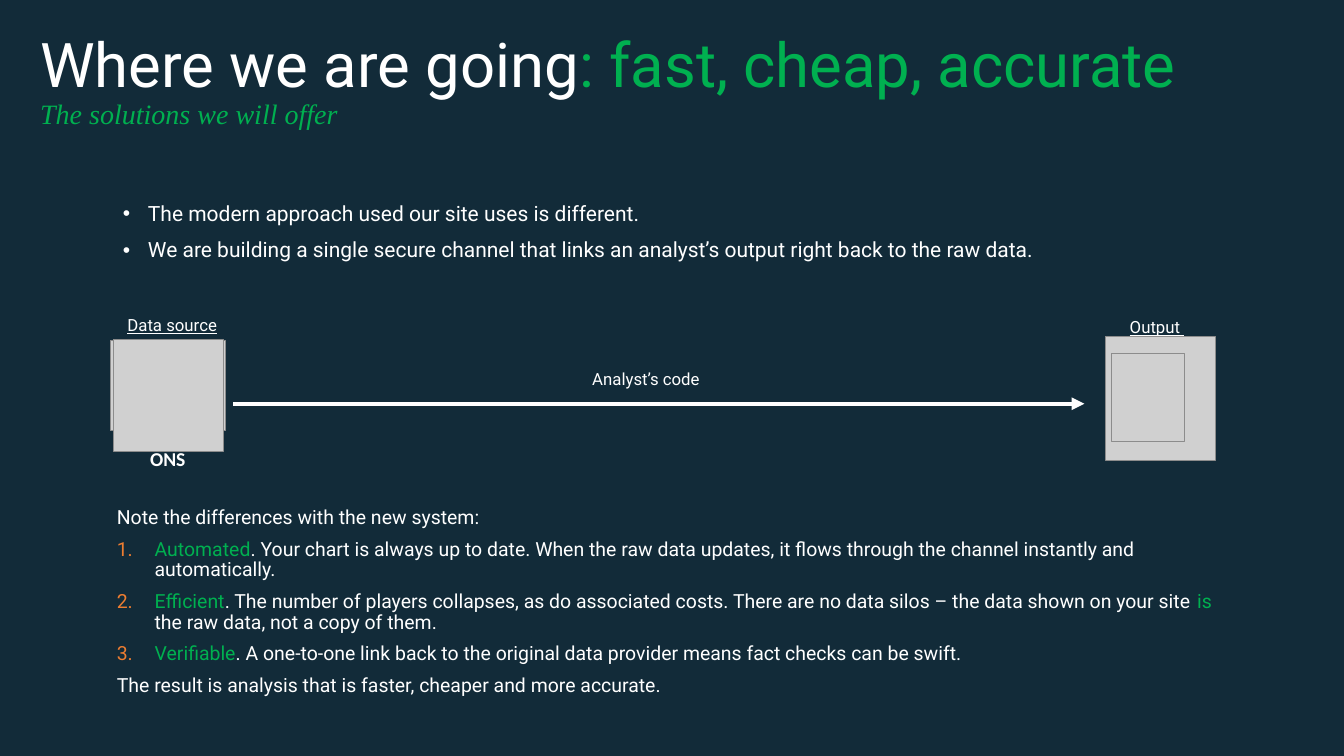
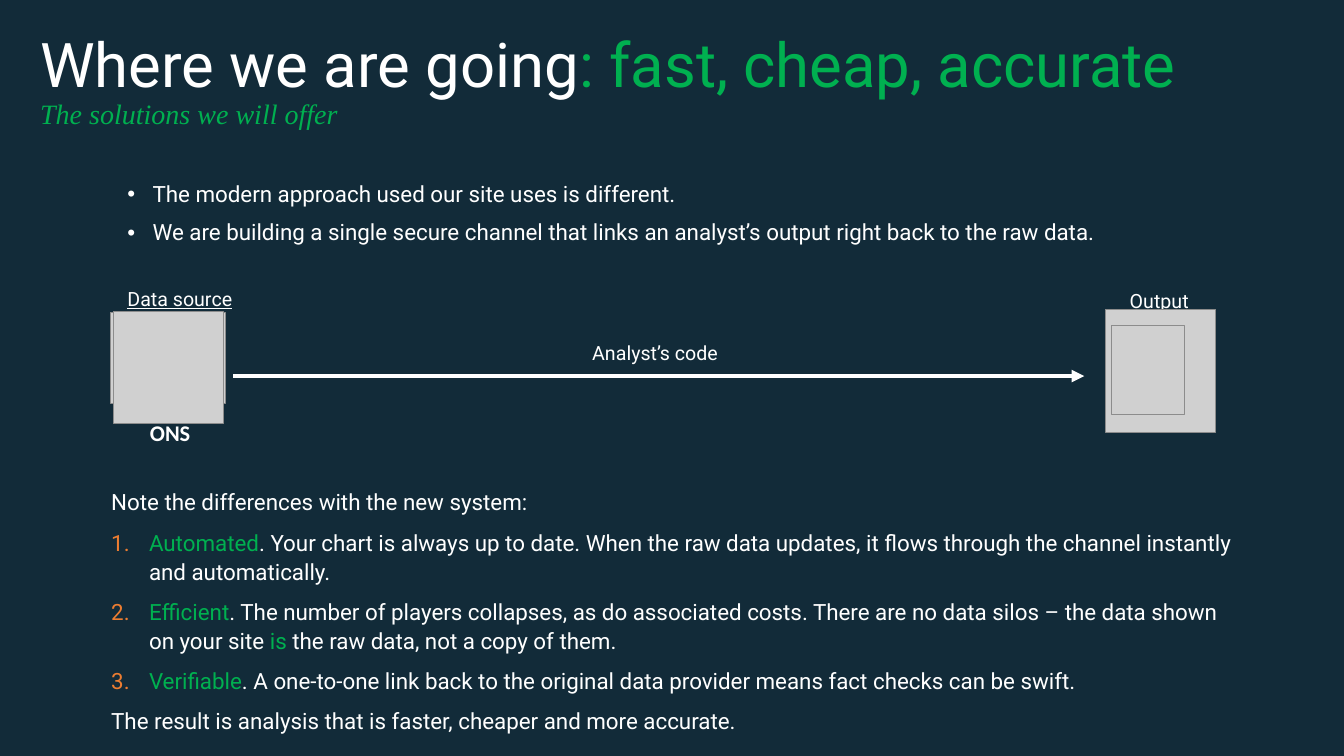
Before and after one commit to EconomicsObservatory/courses, a slide deck: slide 7 of 1/s1_Charts_as_data.pptx. Drawn at 1344x756 pixels with LibreOffice and Linux fonts; fonts in the diff are those of the drawing; grey boxes stand for pictures. Boxes give left, top, right and bottom in pixels: in the first picture for what was removed or moved away, otherwise in the second. Text is boxed around its words. In the diff, an @@ line names an element or a change of style, - is before the commit and + after.

```diff
--- a/1/s1_Charts_as_data.pptx
+++ b/1/s1_Charts_as_data.pptx
@@ text "The modern approach used our ...": place and size @@
-text "The modern approach used our ..." at [148,205,1033,262]
+text "The modern approach used our ..." at [153,185,1094,245]
@@ text "The modern approach used our ..." at [153,185,1094,245]: size 15 to 16 pt @@
@@ text "Data source": place and size @@
-text "Data source" at [127,319,217,334]
+text "Data source" at [127,292,232,312]
@@ text "Output": place and size @@
-text "Output" at [1130,321,1180,338]
+text "Output" at [1130,294,1189,314]
@@ picture: place and size @@
-picture at [1106,337,1216,461]
+picture at [1106,310,1216,434]
@@ 3 pictures, 1 arrow: place and size @@
-3 pictures, 1 arrow at [111,340,1185,452]
+3 pictures, 1 arrow at [111,312,1185,423]
@@ size 12 to 14 pt in 3 elements at [1130,294,1189,314], [127,292,232,312], [592,345,718,364] @@
@@ text "Analyst’s code": place and size @@
-text "Analyst’s code" at [592,372,700,389]
+text "Analyst’s code" at [592,345,718,364]
@@ text "ONS": place and size @@
-text "ONS" at [150,450,185,466]
+text "ONS" at [150,422,190,441]
@@ text "ONS" at [150,422,190,441]: size 14 to 16 pt @@
@@ text "Note the differences with the ...": place and size @@
-text "Note the differences with the ..." at [117,509,1212,696]
+text "Note the differences with the ..." at [111,493,1231,734]
@@ text "Note the differences with the ..." at [111,493,1231,734]: size 13.9 to 16 pt; line spacing 0.88 to 1.08 @@
```
Also in this commit, not shown: 3 other slides changed, 6 other files.
